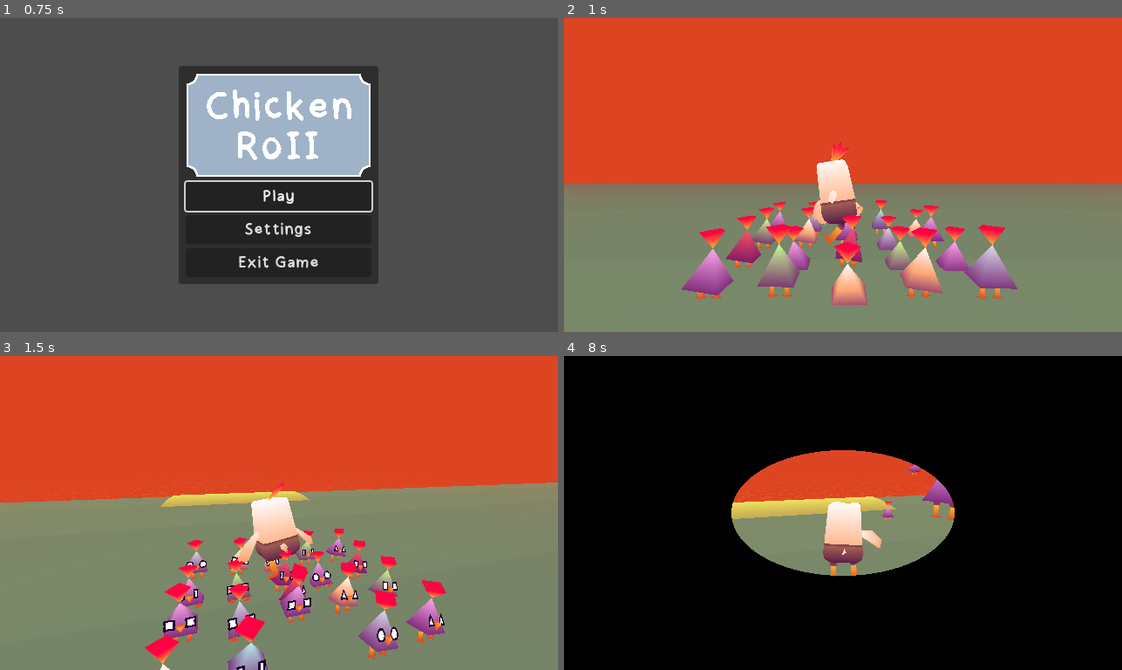
Above: before the commit, frames 1-4 (two rows, left to right).
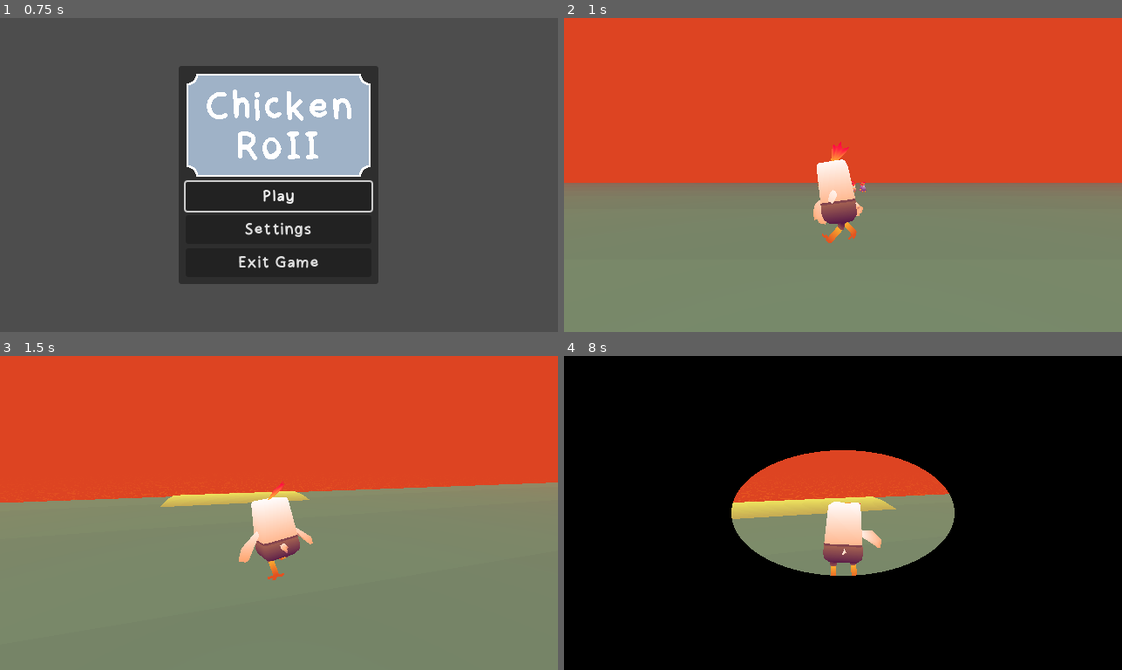
Above: after the commit, the same moments.

Repository: Cucumber-Maki/UoP-2025
Game: Godot game, scene res://scenes/splashScreen/splashScreen.tscn
Two runs of this game, one before a commit and one after it. Both use one fixed random seed, a clock stepped at 60 frames per second and the inputs below.
Inputs (mouse positions are in pixels of both pictures, inside the frame that each line leads up to):
- Up to frame 1 (0.75 s): tap Enter at 0.5 s; move the mouse to (401, 159) at 0.52 s; hold D (player_move_right) from 0.53 s (still down); tap E (player_interact) at 0.6 s
- Up to frame 2 (1 s): keep holding D (player_move_right); tap Space (player_move_jump) at 0.77 s
- Up to frame 3 (1.5 s): move the mouse to (251, 513) at 1.27 s; release D (player_move_right) at 1.28 s; hold W (player_move_forward) from 1.28 s (still down); tap E (player_interact) at 1.35 s
- Up to frame 4 (8 s): tap Space (player_move_jump) at 1.52, 3.02, 3.77, 4.52, 6.02, 6.77, 7.52 s; move the mouse to (854, 506) at 2.02 s; tap E (player_interact) every 0.75 s from 2.1 to 7.35 s; move the mouse to (837, 519) at 2.77 s; move the mouse to (887, 516) at 3.52 s; move the mouse to (798, 509) at 4.27 s; move the mouse to (848, 513) at 5.02 s; move the mouse to (820, 506) at 5.77 s; release W (player_move_forward) at 5.78 s; hold D (player_move_right) 5.78-6.53 s; move the mouse to (870, 513) at 6.52 s; hold W (player_move_forward) from 6.53 s (still down); move the mouse to (815, 513) at 7.27 s

Frame 1 is identical in both runs. In frame 2, 7.4% of the frame differs, in the area x 21-82%, y 51-92%; in frame 3, 6.6%; in frame 4, 0.4%.

Commit message:
refactor: Relocation of chickkin.

Diff:
--- a/prefabs/level1.tscn
+++ b/prefabs/level1.tscn
@@ -53,83 +53,64 @@
 [node name="Chickkins" type="Node" parent="."]
 
 [node name="Chickkin" parent="Chickkins" instance=ExtResource("2_cllcc")]
-transform = Transform3D(1, 0, 0, 0, 1, 0, 0, 0, 1, 0, 0, 1)
-m_claimed = true
+transform = Transform3D(1, 0, 0, 0, 1, 0, 0, 0, 1, 0, 0, 18.5316)
 
 [node name="Chickkin2" parent="Chickkins" instance=ExtResource("2_cllcc")]
-transform = Transform3D(1, 0, 0, 0, 1, 0, 0, 0, 1, -2, 0, 0.96041)
-m_claimed = true
+transform = Transform3D(1, 0, 0, 0, 1, 0, 0, 0, 1, -2, 0, 18.492)
 
 [node name="Chickkin3" parent="Chickkins" instance=ExtResource("2_cllcc")]
-transform = Transform3D(1, 0, 0, 0, 1, 0, 0, 0, 1, 1, 0, 1)
-m_claimed = true
+transform = Transform3D(1, 0, 0, 0, 1, 0, 0, 0, 1, 1, 0, 18.5316)
 
 [node name="Chickkin4" parent="Chickkins" instance=ExtResource("2_cllcc")]
-transform = Transform3D(1, 0, 0, 0, 1, 0, 0, 0, 1, -1, 0, 1)
-m_claimed = true
+transform = Transform3D(1, 0, 0, 0, 1, 0, 0, 0, 1, -1, 0, 18.5316)
 
 [node name="Chickkin5" parent="Chickkins" instance=ExtResource("2_cllcc")]
-transform = Transform3D(1, 0, 0, 0, 1, 0, 0, 0, 1, 2, 0, 0.96041)
-m_claimed = true
+transform = Transform3D(1, 0, 0, 0, 1, 0, 0, 0, 1, 2, 0, 18.492)
 
 [node name="Chickkin6" parent="Chickkins" instance=ExtResource("2_cllcc")]
-m_claimed = true
+transform = Transform3D(1, 0, 0, 0, 1, 0, 0, 0, 1, 0, 0, 17.5316)
 
 [node name="Chickkin7" parent="Chickkins" instance=ExtResource("2_cllcc")]
-transform = Transform3D(1, 0, 0, 0, 1, 0, 0, 0, 1, -2, 0, -0.0395901)
-m_claimed = true
+transform = Transform3D(1, 0, 0, 0, 1, 0, 0, 0, 1, -2, 0, 17.492)
 
 [node name="Chickkin8" parent="Chickkins" instance=ExtResource("2_cllcc")]
-transform = Transform3D(1, 0, 0, 0, 1, 0, 0, 0, 1, 1, 0, 0)
-m_claimed = true
+transform = Transform3D(1, 0, 0, 0, 1, 0, 0, 0, 1, 1, 0, 17.5316)
 
 [node name="Chickkin9" parent="Chickkins" instance=ExtResource("2_cllcc")]
-transform = Transform3D(1, 0, 0, 0, 1, 0, 0, 0, 1, -1, 0, 0)
-m_claimed = true
+transform = Transform3D(1, 0, 0, 0, 1, 0, 0, 0, 1, -1, 0, 17.5316)
 
 [node name="Chickkin10" parent="Chickkins" instance=ExtResource("2_cllcc")]
-transform = Transform3D(1, 0, 0, 0, 1, 0, 0, 0, 1, 2, 0, -0.0395901)
-m_claimed = true
+transform = Transform3D(1, 0, 0, 0, 1, 0, 0, 0, 1, 2, 0, 17.492)
 
 [node name="Chickkin11" parent="Chickkins" instance=ExtResource("2_cllcc")]
-transform = Transform3D(1, 0, 0, 0, 1, 0, 0, 0, 1, 0, 0, -1)
-m_claimed = true
+transform = Transform3D(1, 0, 0, 0, 1, 0, 0, 0, 1, 0, 0, 16.5316)
 
 [node name="Chickkin12" parent="Chickkins" instance=ExtResource("2_cllcc")]
-transform = Transform3D(1, 0, 0, 0, 1, 0, 0, 0, 1, -2, 0, -1.03959)
-m_claimed = true
+transform = Transform3D(1, 0, 0, 0, 1, 0, 0, 0, 1, -2, 0, 16.492)
 
 [node name="Chickkin13" parent="Chickkins" instance=ExtResource("2_cllcc")]
-transform = Transform3D(1, 0, 0, 0, 1, 0, 0, 0, 1, 1, 0, -1)
-m_claimed = true
+transform = Transform3D(1, 0, 0, 0, 1, 0, 0, 0, 1, 1, 0, 16.5316)
 
 [node name="Chickkin14" parent="Chickkins" instance=ExtResource("2_cllcc")]
-transform = Transform3D(1, 0, 0, 0, 1, 0, 0, 0, 1, -1, 0, -1)
-m_claimed = true
+transform = Transform3D(1, 0, 0, 0, 1, 0, 0, 0, 1, -1, 0, 16.5316)
 
 [node name="Chickkin15" parent="Chickkins" instance=ExtResource("2_cllcc")]
-transform = Transform3D(1, 0, 0, 0, 1, 0, 0, 0, 1, 2, 0, -1.03959)
-m_claimed = true
+transform = Transform3D(1, 0, 0, 0, 1, 0, 0, 0, 1, 2, 0, 16.492)
 
 [node name="Chickkin16" parent="Chickkins" instance=ExtResource("2_cllcc")]
-transform = Transform3D(1, 0, 0, 0, 1, 0, 0, 0, 1, 0.0100956, 0.0101995, -2.01024)
-m_claimed = true
+transform = Transform3D(1, 0, 0, 0, 1, 0, 0, 0, 1, 0.0100956, 0.0101995, 15.5213)
 
 [node name="Chickkin17" parent="Chickkins" instance=ExtResource("2_cllcc")]
-transform = Transform3D(1, 0, 0, 0, 1, 0, 0, 0, 1, -1.9899, 0.0101995, -2.04983)
-m_claimed = true
+transform = Transform3D(1, 0, 0, 0, 1, 0, 0, 0, 1, -1.9899, 0.0101995, 15.4817)
 
 [node name="Chickkin18" parent="Chickkins" instance=ExtResource("2_cllcc")]
-transform = Transform3D(1, 0, 0, 0, 1, 0, 0, 0, 1, 1.0101, 0.0101995, -2.01024)
-m_claimed = true
+transform = Transform3D(1, 0, 0, 0, 1, 0, 0, 0, 1, 1.0101, 0.0101995, 15.5213)
 
 [node name="Chickkin19" parent="Chickkins" instance=ExtResource("2_cllcc")]
-transform = Transform3D(1, 0, 0, 0, 1, 0, 0, 0, 1, -0.989904, 0.0101995, -2.01024)
-m_claimed = true
+transform = Transform3D(1, 0, 0, 0, 1, 0, 0, 0, 1, -0.989904, 0.0101995, 15.5213)
 
 [node name="Chickkin20" parent="Chickkins" instance=ExtResource("2_cllcc")]
-transform = Transform3D(1, 0, 0, 0, 1, 0, 0, 0, 1, 2.0101, 0.0101995, -2.04983)
-m_claimed = true
+transform = Transform3D(1, 0, 0, 0, 1, 0, 0, 0, 1, 2.0101, 0.0101995, 15.4817)
 
 [node name="RespawnPoints" type="Node" parent="."]
 
Not shown: 1 places in prefabs/level1.tscn that only renumber resources
